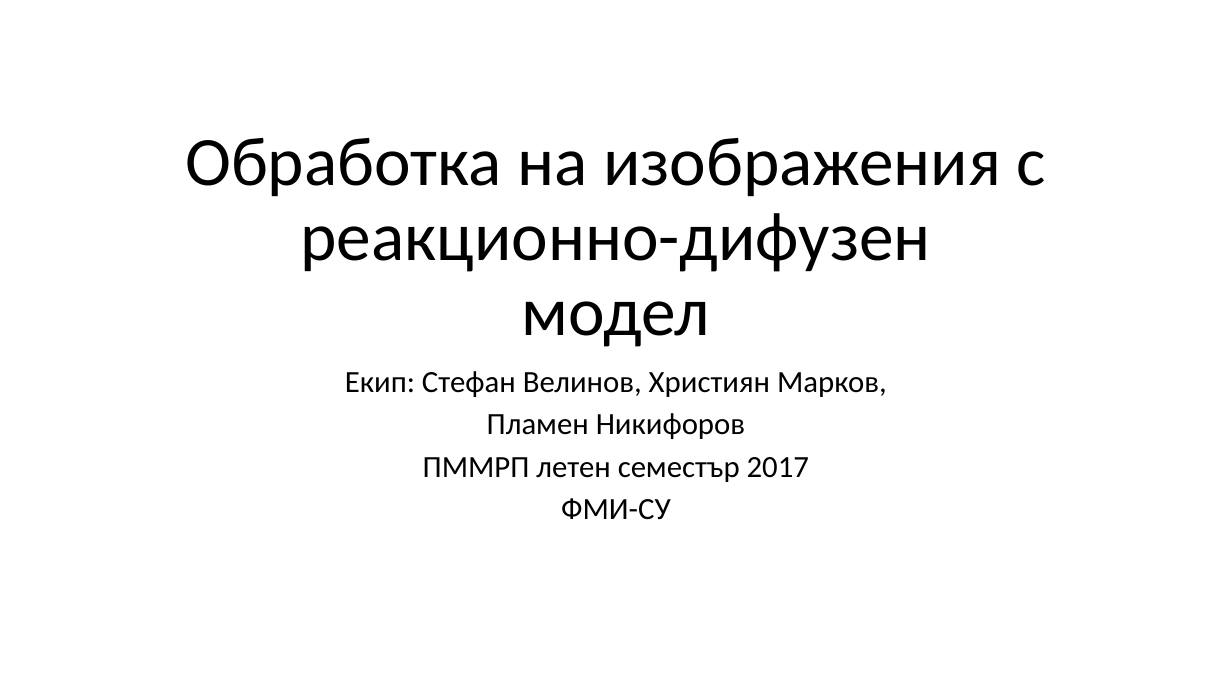
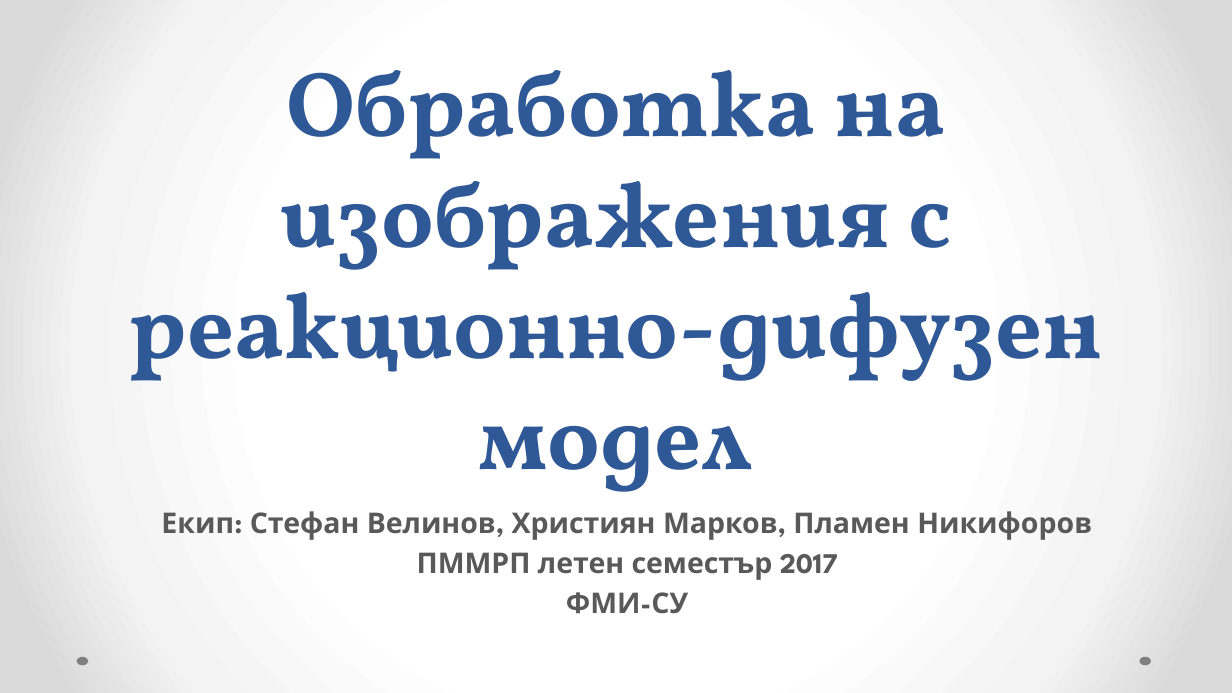
Before and after one commit to castrowilde/pmmrp, a slide deck: slide 1 of presentations/ImageProcessing_3.pptx. Drawn at 1232x693 pixels with LibreOffice and Linux fonts; fonts in the diff are those of the drawing. Boxes give left, top, right and bottom in pixels: in the first picture for what was removed or moved away, otherwise in the second. Text is boxed around its words. In the diff, an @@ line names an element or a change of style, - is before the commit and + after.

```diff
--- a/presentations/ImageProcessing_3.pptx
+++ b/presentations/ImageProcessing_3.pptx
@@ background #FFFFFF to gradient #FFFFFF to #F4F4F4 to #DADADA @@
@@ title "Обработка на изображения с реакционно-дифузен ...": place and size @@
-title "Обработка на изображения с реакционно-дифузен ..." at [185, 138, 1046, 347]
+title "Обработка на изображения с реакционно-дифузен ..." at [129, 70, 1103, 492]
@@ title "Обработка на изображения с реакционно-дифузен ..." at [129, 70, 1103, 492]: size 54 to 72 pt, font Calibri to Vollkorn, text colour #000000 to #2F5897, bold on; line spacing 0.9 to 1 @@
@@ subtitle "Екип: Стефан Велинов, Християн Марков, ...": place and size @@
-subtitle "Екип: Стефан Велинов, Християн Марков, ..." at [345, 371, 887, 520]
+subtitle "Екип: Стефан Велинов, Християн Марков, ..." at [161, 511, 1092, 614]
@@ subtitle at [161, 511, 1092, 540]: text changed; size 24 to 22.2 pt; font Calibri to League Spartan; text colour #000000 to #595959; bold on @@
-Екип: Стефан Велинов, Християн Марков,
-Пламен Никифоров
+Екип: Стефан Велинов, Християн Марков, Пламен Никифоров
@@ subtitle at [417, 552, 838, 614]: size 24 to 22.2 pt, font Calibri to League Spartan, text colour #000000 to #595959, bold on in "ПММРП летен семестър 2017", "ФМИ-СУ"; line spacing 0.8 to 1; less space between paragraphs @@
@@ ellipse added at [77, 657, 88, 665], fill #808080 @@
@@ ellipse added at [1140, 657, 1151, 665], fill #808080 @@
```
Also in this commit, not shown: 8 other slides changed, 5 slides added, 1 slide removed, 1 other file.
